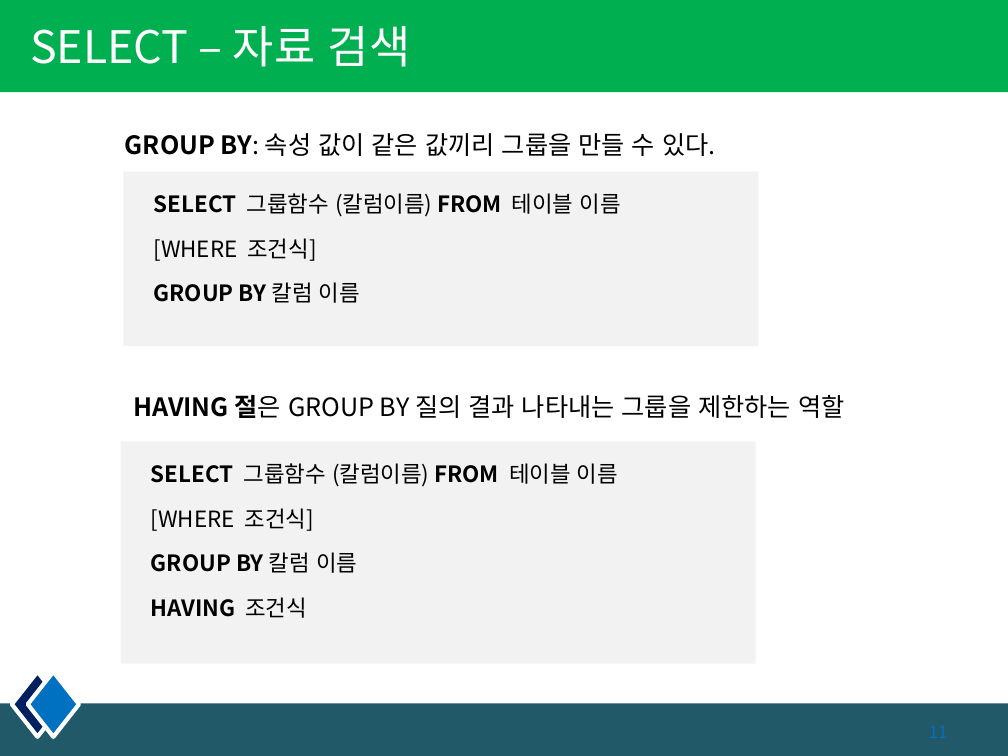
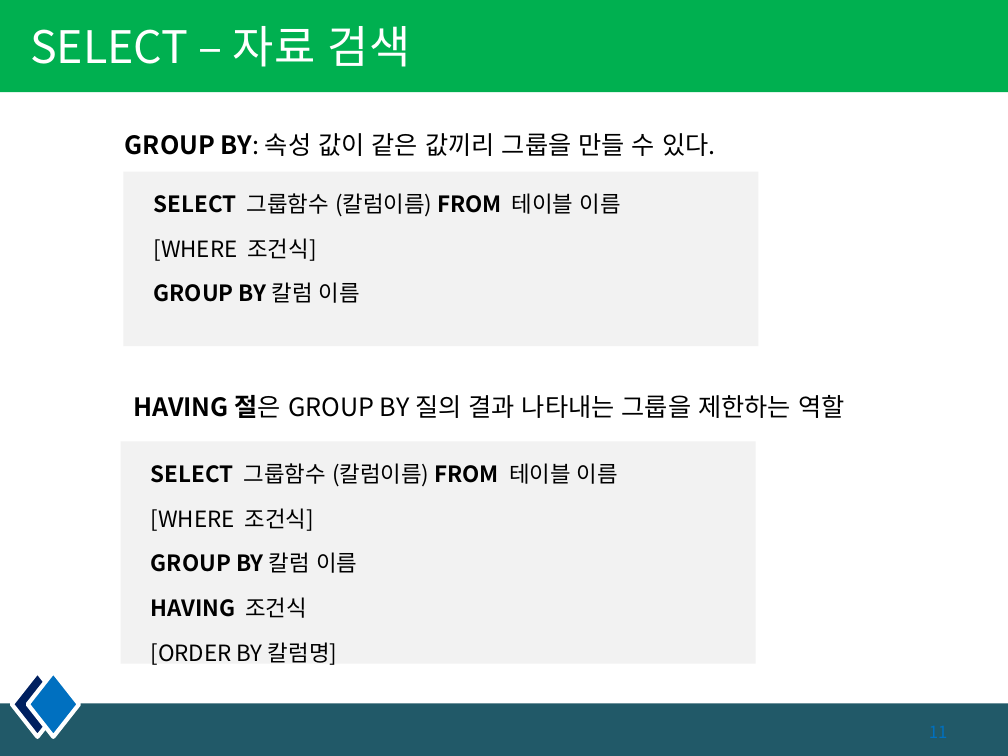
Before and after one commit to kiyongee2/green_project_web, a slide deck: slide 11 of db_ppt/4장. select_join.pptx. Drawn at 1008x756 pixels with LibreOffice and Linux fonts; fonts in the diff are those of the drawing. Boxes give left, top, right and bottom in pixels: in the first picture for what was removed or moved away, otherwise in the second. Text is boxed around its words. In the diff, an @@ line names an element or a change of style, - is before the commit and + after.

```diff
--- a/db_ppt/4장. select_join.pptx
+++ b/db_ppt/4장. select_join.pptx
@@ text in rectangle at bbox=[151, 642, 337, 665]: paragraph added @@
+[ORDER BY 칼럼명]
```
Also in this commit, not shown: 6 other slides changed, 8 slides added, 3 slides removed, 10 other files.
